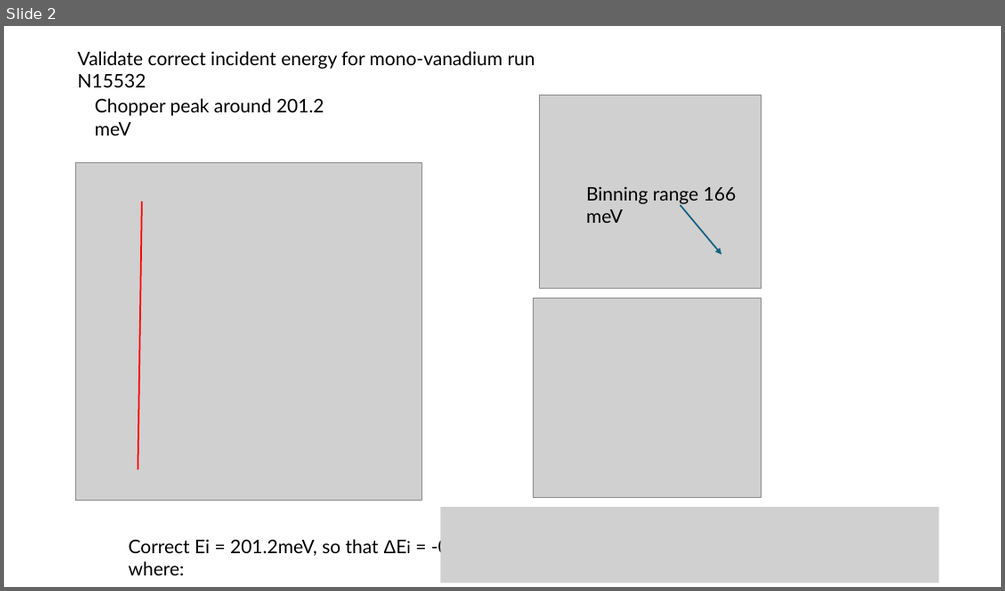
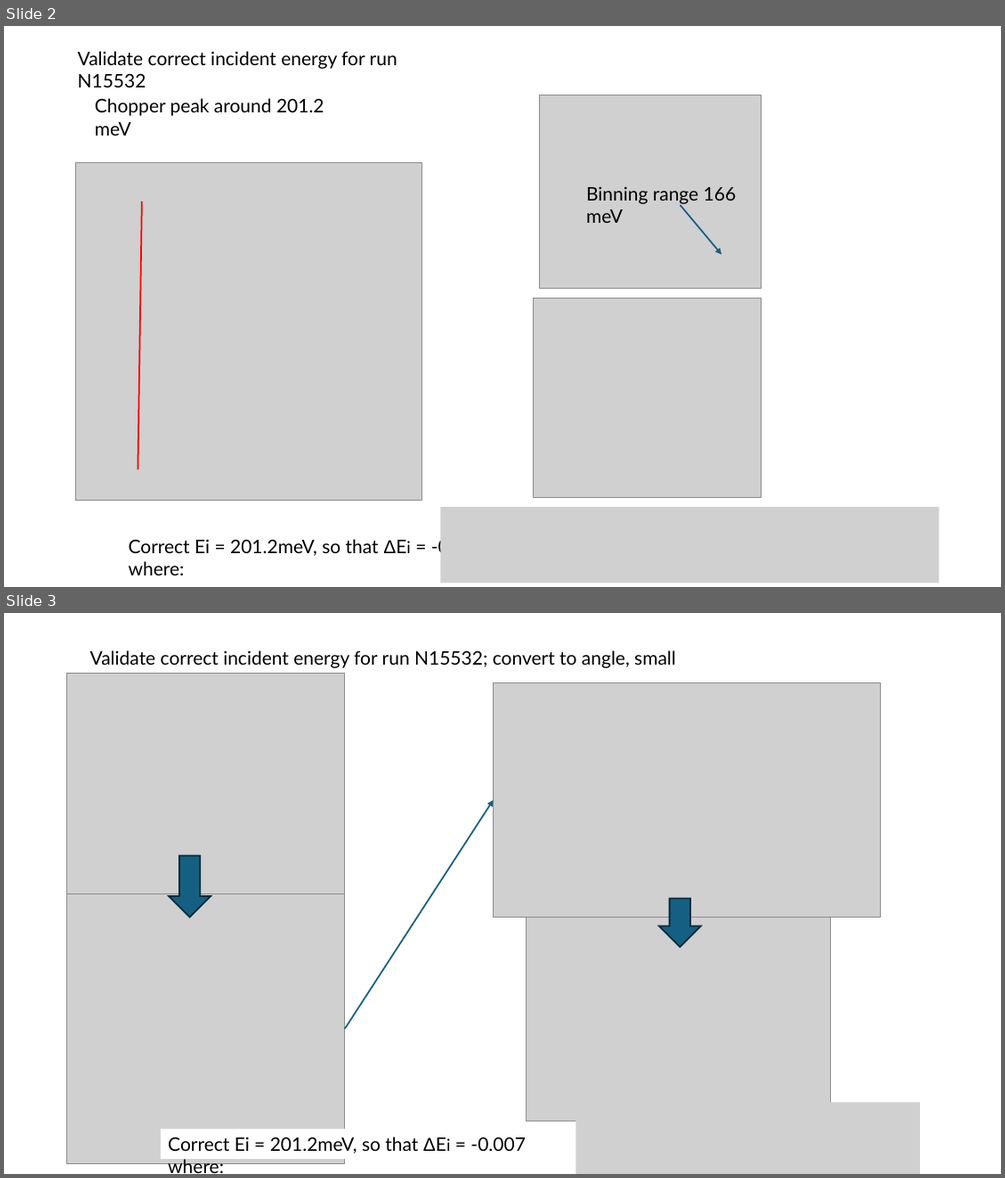
Before and after one commit to abuts/Fe, a slide deck: Data/sources/reduction/Mantid_nxspe_2024/cycle10_02/EiAndElasticLineForRuns.pptx. Shown one above the other, each under a label of ours: slide 2 before the commit, slides 2 and 3 after it. The pictures are 1005x591 and 1005x1178 pixels, drawn with LibreOffice and Linux fonts; fonts in the diff are those of the drawing; grey boxes stand for pictures. Boxes give left, top, right and bottom in pixels: in the first picture for what was removed or moved away, otherwise in the second. Text is boxed around its words. In the diff, an @@ line names an element or a change of style, - is before the commit and + after.

Commit message:
Analysis for elastic line Fe, Ei = 200 with conversion to angle. Small angle -- ei = 201.2

```diff
--- a/Data/sources/reduction/Mantid_nxspe_2024/cycle10_02/EiAndElasticLineForRuns.pptx
+++ b/Data/sources/reduction/Mantid_nxspe_2024/cycle10_02/EiAndElasticLineForRuns.pptx
@@ slide 3 added at <box>4,613,1001,1174</box>, background #FFFFFF @@
@@ text added at <box>90,650,676,674</box>, 18 pt, text #000000 @@
+Validate correct incident energy for run N15532; convert to angle, small angle
@@ picture added at <box>67,673,345,928</box> @@
@@ picture added at <box>493,683,881,917</box> @@
@@ arrow added from (345, 1029) to (493, 800), #156082 1.5 pt @@
@@ down arrow added at <box>170,855,211,916</box>, fill #156082, outline #092A39 1.5 pt @@
@@ picture added at <box>67,893,345,1164</box> @@
@@ down arrow added at <box>659,898,701,947</box>, fill #156082, outline #092A39 1.5 pt @@
@@ picture added at <box>526,917,830,1121</box> @@
@@ picture added at <box>576,1102,920,1174</box> @@
@@ rectangle added at <box>161,1129,577,1159</box>, fill #FFFFFF, 18 pt, text #000000 @@
+Correct Ei = 201.2meV, so that ΔEi = -0.007 where:
@@ slide 2 changed as well @@
@@ text at <box>78,51,397,87</box>: text changed @@
-Validate correct incident energy for mono-vanadium run N15532
+Validate correct incident energy for run N15532
```
Also in this commit, not shown: 1 other slide changed, 3 other files.
